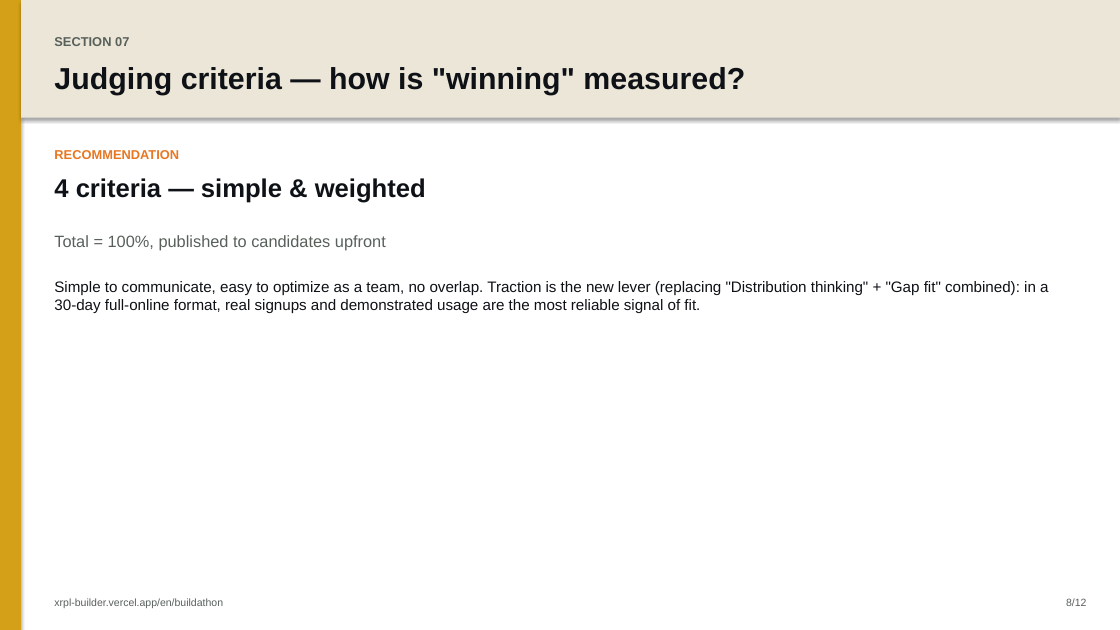
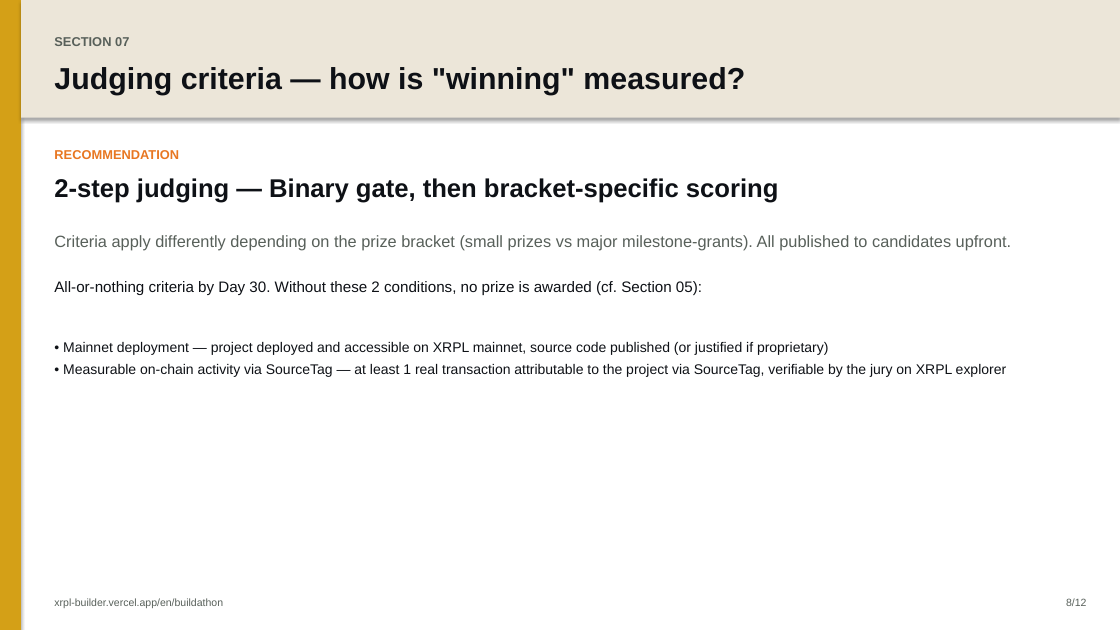
Before and after one commit to AurelienBg/xrpl-builder, a slide deck: slide 9 of buildathon-deck-en.pptx. Drawn at 1120x630 pixels with LibreOffice and Linux fonts; fonts in the diff are those of the drawing. Boxes give left, top, right and bottom in pixels: in the first picture for what was removed or moved away, otherwise in the second. Text is boxed around its words. In the diff, an @@ line names an element or a change of style, - is before the commit and + after.

Commit message:
feat(buildathon): refonte Section 07 judging criteria · aligned with Section 05 prize structure
Refonte complète du scoring system pour aligner avec la décision comité 13 mai 2026 (hybride milestone-grants + petits prix + Aquarium access).

Structure en 2 étapes :

Step 1 — Live-traction gate (binaire, obligatoire) :
- Mainnet deployment (source code published or justified if proprietary)
- Measurable on-chain activity via SourceTag (≥1 real tx attributable, verifiable on explorer)

Step 2a — Petits prix 500€ (gate-based) :
- Tout projet passant le gate reçoit automatiquement 500€
- Si pool sature (>100 projets), départage sur 3 métriques objectives:
  1. Cumulative on-chain volume (USD-eq)
  2. Unique addresses interacted
  3. Transaction count

Step 2b — Grands prix $10k milestone-grants (multi-critères pondérés, total 100%) :
- 🚀 On-chain traction: 40% (volume + addresses + tx count + retention)
- 💎 Product quality: 20% (UX, completeness, polish)
- ⚙️ Tech execution: 15% (code quality, security, audit-readiness)
- 🌱 Long-term commit: 15% (roadmap, capacity to execute milestones, legal)
- 📣 Pitch & narrative: 10% (video demo, deck, why-now)

Aquarium Access for top 1 (highest weighted score).

Milestones M1/M2 unlock criteria (post-Day 30):
- M1 (3 months): traction doubled, N+1 roadmap shipped, first integration, legal finalized
- M2 (6 months): business threshold, first PMF signal, Aquarium application
- Co-built with each team within 2 weeks post-Day 30, validated by XRPL Commons

Old single-tier 4-criteria system (Tech 30 / Product 25 / Traction 25 / Pitch 20) replaced.

Decks regenerated (FR + EN). FR + EN mirrored.

```diff
--- a/buildathon-deck-en.pptx
+++ b/buildathon-deck-en.pptx
@@ text at (x1=54, y1=178, x2=778, y2=203): text changed @@
-4 criteria — simple & weighted
+2-step judging — Binary gate, then bracket-specific scoring
@@ text at (x1=54, y1=235, x2=1011, y2=250): text changed @@
-Total = 100%, published to candidates upfront
+Criteria apply differently depending on the prize bracket (small prizes vs major milestone-grants). All published to candidates upfront.
@@ text at (x1=54, y1=281, x2=702, y2=295): text changed @@
-Simple to communicate, easy to optimize as a team, no overlap. Traction is the new lever (replacing "Distribution thinking" + "Gap fit" combined): in a 30-day full-online format, real signups and demonstrated usage are the most reliable signal of fit.
+All-or-nothing criteria by Day 30. Without these 2 conditions, no prize is awarded (cf. Section 05):
@@ text added at (x1=63, y1=342, x2=1006, y2=377), 12 pt, text #0E1116 @@
+• Mainnet deployment — project deployed and accessible on XRPL mainnet, source code published (or justified if proprietary)
+• Measurable on-chain activity via SourceTag — at least 1 real transaction attributable to the project via SourceTag, verifiable by the jury on XRPL explorer
```
Also in this commit, not shown: 3 other files.
